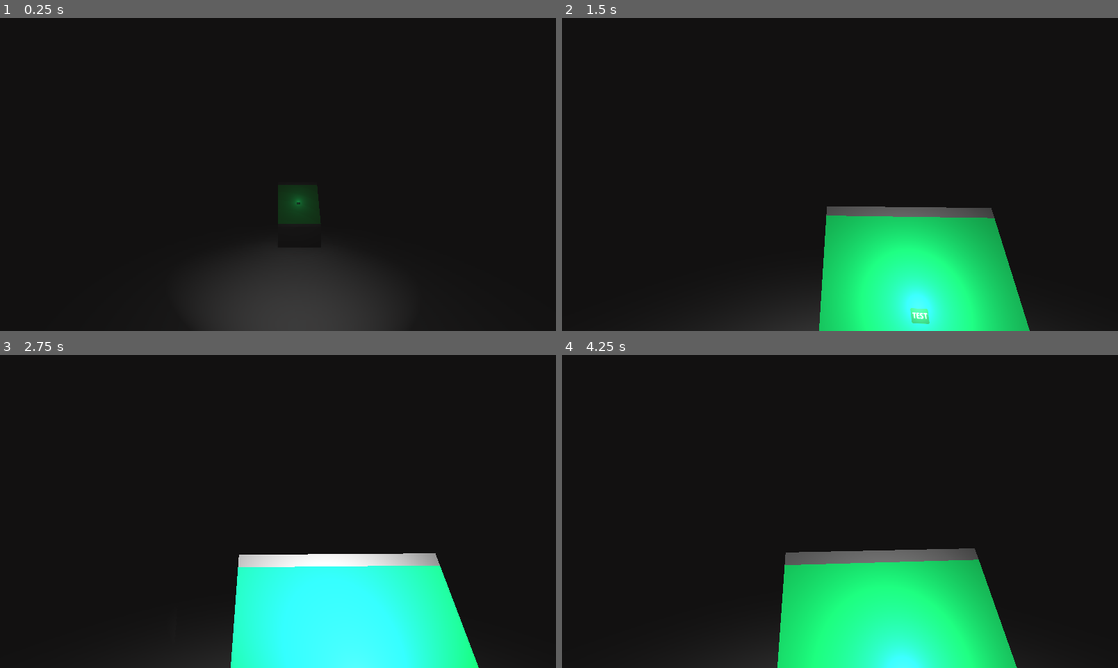
Above: before the commit, frames 1-4 (two rows, left to right).
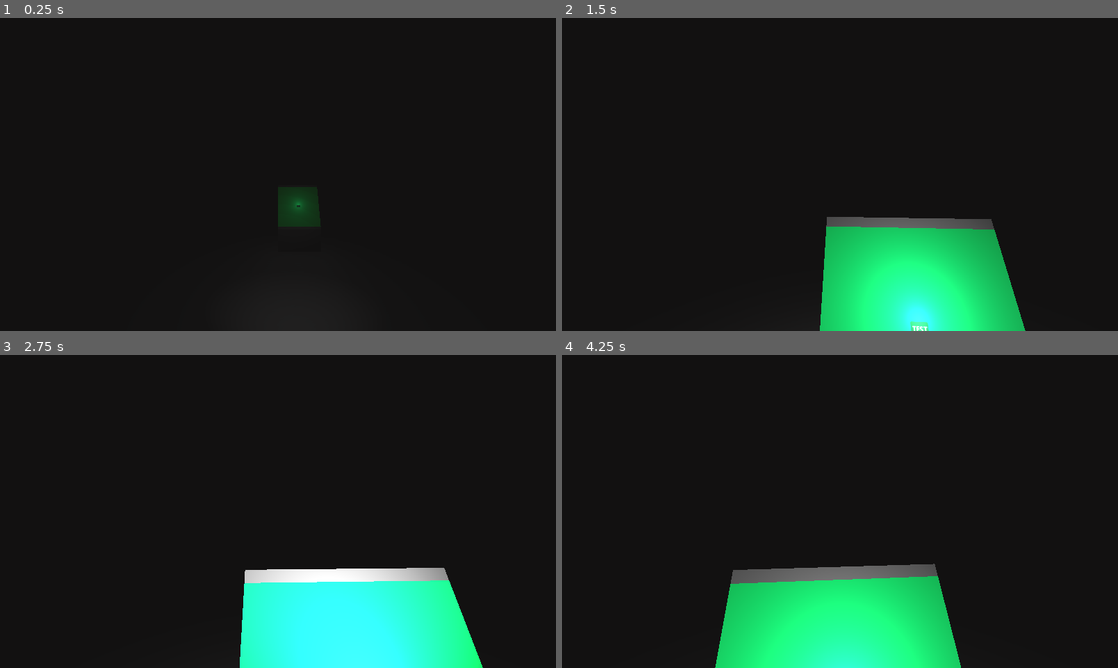
Above: after the commit, the same moments.

Repository: vaporvee/project-thought-experiment
Game: Godot game, scene res://scenes/levels/debug.tscn
Same seed, same stepped clock (60 frames per second), same inputs: the game is played once before the commit and once after it. This scene is started directly instead of the project's main scene.
Inputs (mouse positions are in pixels of both pictures, inside the frame that each line leads up to):
- Up to frame 1 (0.25 s): no input
- Up to frame 2 (1.5 s): tap Enter at 0.5 s; move the mouse to (867, 174) at 0.52 s; hold F (flashlight) 0.53-1.28 s; hold W (move_forward) from 0.53 s (still down); move the mouse to (812, 174) at 1.27 s; click (812, 174) at 1.35 s
- Up to frame 3 (2.75 s): keep holding W (move_forward); move the mouse to (289, 505) at 2.02 s; hold F (flashlight) from 2.03 s (still down)
- Up to frame 4 (4.25 s): keep holding W (move_forward); move the mouse to (834, 517) at 2.77 s; release F (flashlight) at 2.78 s; click (834, 517) at 2.85 s; move the mouse to (878, 514) at 3.52 s; hold F (flashlight) from 3.53 s (still down)

The runs differ from the first frame. In frame 1, 2.9% of the frame differs, in the area x 42-65%, y 53-100%; in frame 2, 3.4%; in frame 3, 3.8%; in frame 4, 15%, in the area x 27-82%, y 61-100%.

Commit message:
correct colliders

Diff:
--- a/scenes/interactables/task_terminal.tscn
+++ b/scenes/interactables/task_terminal.tscn
@@ -31,7 +31,7 @@
 material = SubResource("StandardMaterial3D_7alnb")
 size = Vector2(1, 1)
 
-[node name="StaticBody3D" type="StaticBody3D"]
+[node name="TaskTerminal" type="StaticBody3D"]
 
 [node name="CollisionShape3D" type="CollisionShape3D" parent="."]
 shape = SubResource("BoxShape3D_sh78v")
@@ -48,6 +48,7 @@
 mesh = SubResource("PlaneMesh_hekp8")
 
 [node name="SubViewport" type="SubViewport" parent="ScreenMesh"]
+size_2d_override = Vector2i(512, 512)
 render_target_update_mode = 4
 
 [node name="DebugScreen" parent="ScreenMesh/SubViewport" instance=ExtResource("1_q1qkj")]
--- a/scenes/levels/debug.tscn
+++ b/scenes/levels/debug.tscn
@@ -1,33 +1,16 @@
-[gd_scene load_steps=7 format=3 uid="uid://ckad8stc13n83"]
+[gd_scene load_steps=4 format=3 uid="uid://ckad8stc13n83"]
 
 [ext_resource type="PackedScene" uid="uid://gg5ph541e4p3" path="res://scenes/player.tscn" id="1_2585i"]
-[ext_resource type="ArrayMesh" uid="uid://ddwkhfly2xyyt" path="res://models/interior.obj" id="1_lphcl"]
+[ext_resource type="PackedScene" uid="uid://ddwkhfly2xyyt" path="res://models/interior.obj" id="1_lphcl"]
 [ext_resource type="PackedScene" uid="uid://b8bvidqu7tmfs" path="res://scenes/interactables/task_terminal.tscn" id="3_30m3x"]
-
-[sub_resource type="StandardMaterial3D" id="StandardMaterial3D_voc6l"]
-cull_mode = 2
-
-[sub_resource type="StandardMaterial3D" id="StandardMaterial3D_ibyjr"]
-cull_mode = 2
-
-[sub_resource type="BoxShape3D" id="BoxShape3D_067df"]
-size = Vector3(16, 0.01, 18)
 
 [node name="Debug" type="Node3D"]
 
-[node name="Ground" type="StaticBody3D" parent="."]
-
-[node name="MeshInstance3D" type="MeshInstance3D" parent="Ground"]
+[node name="interior" parent="." instance=ExtResource("1_lphcl")]
 transform = Transform3D(1, 0, 0, 0, 1, 0, 0, 0, 1, 0, 3, 0)
-mesh = ExtResource("1_lphcl")
-surface_material_override/0 = SubResource("StandardMaterial3D_voc6l")
-surface_material_override/1 = SubResource("StandardMaterial3D_ibyjr")
-
-[node name="CollisionShape3D" type="CollisionShape3D" parent="Ground"]
-shape = SubResource("BoxShape3D_067df")
 
 [node name="Player" parent="." instance=ExtResource("1_2585i")]
 transform = Transform3D(1, 0, 0, 0, 1, 0, 0, 0, 1, 0, 1, 5.23956)
 
 [node name="StaticBody3D" parent="." instance=ExtResource("3_30m3x")]
-transform = Transform3D(-4.37114e-08, 0, -1, 0, 1, 0, 1, 0, -4.37114e-08, 0.5, 0, 0)
+transform = Transform3D(-4.37114e-08, 0, -1, 0, 1, 0, 1, 0, -4.37114e-08, 0.5, 0.027395, 0)
--- a/scenes/player.tscn
+++ b/scenes/player.tscn
@@ -4,6 +4,7 @@
 [ext_resource type="Texture2D" uid="uid://2xwafdhiha6x" path="res://assets/textures/world/flashlight_effect.png" id="1_rxdpg"]
 
 [sub_resource type="CapsuleShape3D" id="CapsuleShape3D_2qx4s"]
+height = 1.9
 
 [node name="Player" type="CharacterBody3D"]
 script = ExtResource("1_8d33x")
@@ -12,7 +13,8 @@
 shape = SubResource("CapsuleShape3D_2qx4s")
 
 [node name="Camera3D" type="Camera3D" parent="."]
-transform = Transform3D(1, 0, 0, 0, 1, 0, 0, 0, 1, 0, 0.7, 0)
+transform = Transform3D(1, 0, 0, 0, 1, 0, 0, 0, 1, 0, 0.8, 0)
+current = true
 
 [node name="SpotLight3D" type="SpotLight3D" parent="Camera3D"]
 transform = Transform3D(1, 0, 0, 0, 1, 0, 0, 0, 1, 0.25, -0.25, 0)
Not shown, added: models/interior.mtl
Not shown, changed: models/interior.obj
Not shown, changed: models/interior.obj.import
Not shown, changed: unimported-models/interior.blend
Not shown, changed: unimported-models/interior.blend1
